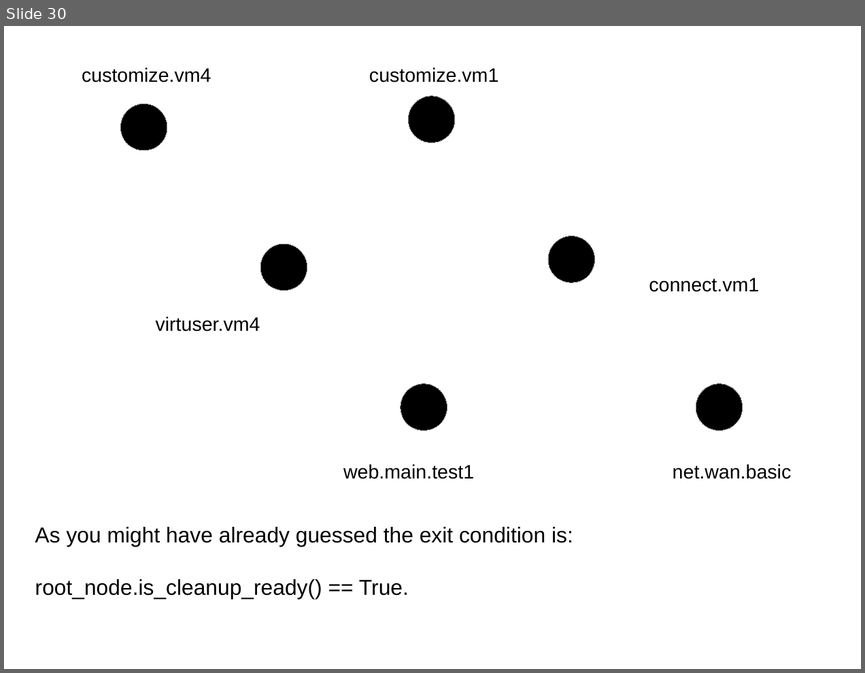
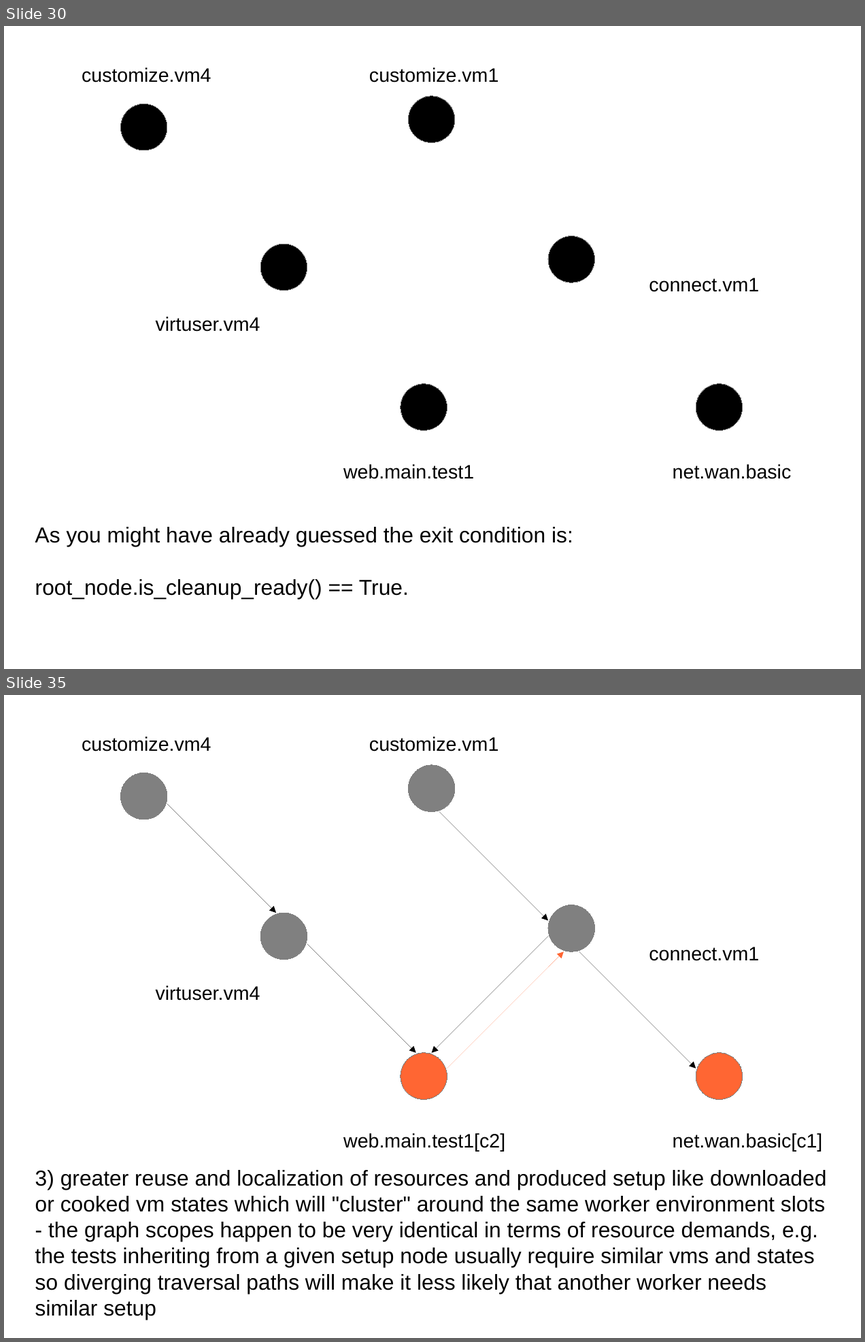
Before and after one commit to intra2net/avocado-i2n, a slide deck: doc/test_traversal_algorithm.odp. Shown one above the other, each under a label of ours: slide 30 before the commit, slides 30 and 35 after it; the slides between them are not shown. The pictures are 865x673 and 865x1342 pixels, drawn with LibreOffice and Linux fonts; fonts in the diff are those of the drawing. Boxes give left, top, right and bottom in pixels: in the first picture for what was removed or moved away, otherwise in the second. Text is boxed around its words. In the diff, an @@ line names an element or a change of style, - is before the commit and + after.

Commit message:
Extend the graph traversal presentation with multi-traversal slides
In particular, describe the diverging paths scheduling policy and
its previously mentioned advantages and stop at what we have to work
towards next (and did not yet have even for the 92.0 LTS release).

```diff
--- a/doc/test_traversal_algorithm.odp
+++ b/doc/test_traversal_algorithm.odp
@@ slide 35 added at box(4, 695, 861, 1338), background #FFFFFF @@
@@ text added at box(82, 736, 211, 751), 18 pt, text #000000 @@
+customize.vm4
@@ text added at box(369, 736, 498, 751), 18 pt, text #000000 @@
+customize.vm1
@@ ellipse added at box(121, 773, 167, 819), fill #808080, outline #808080 0 pt @@
@@ ellipse added at box(409, 765, 455, 812), fill #808080, outline #808080 0 pt @@
@@ arrow added from (167, 804) to (276, 913), #000000 0 pt @@
@@ arrow added from (439, 812) to (548, 921), #000000 0 pt @@
@@ ellipse added at box(260, 913, 307, 960), fill #808080, outline #808080 0 pt @@
@@ ellipse added at box(548, 905, 595, 951), fill #808080, outline #808080 0 pt @@
@@ arrow added from (548, 936) to (432, 1053), #000000 0 pt @@
@@ arrow added from (307, 944) to (416, 1053), #000000 0 pt @@
@@ arrow added from (447, 1068) to (564, 951), #FF6633 0 pt @@
@@ arrow added from (579, 951) to (696, 1068), #000000 0 pt @@
@@ text added at box(649, 947, 759, 961), 18 pt, text #000000 @@
+connect.vm1
@@ text added at box(156, 985, 260, 1000), 18 pt, text #000000 @@
+virtuser.vm4
@@ ellipse added at box(400, 1053, 447, 1100), fill #FF6633, outline #808080 0 pt @@
@@ ellipse added at box(696, 1053, 742, 1100), fill #FF6633, outline #808080 0 pt @@
@@ text added at box(343, 1133, 505, 1151), 18 pt, text #000000 @@
+web.main.test1[c2]
@@ text added at box(672, 1133, 823, 1151), 18 pt, text #000000 @@
+net.wan.basic[c1]
@@ subtitle added at box(35, 1170, 826, 1319), 20 pt, text #000000 @@
+3) greater reuse and localization of resources and produced setup like downloaded or cooked vm states which will "cluster" around the same worker environment slots - the graph scopes happen to be very identical in terms of resource demands, e.g. the tests inheriting from a given setup node usually require similar vms and states so diverging traversal paths will make it less likely that another worker needs similar setup
```
Also in this commit, not shown: 1 slide changed, 4 other slides added, 1 other file.
